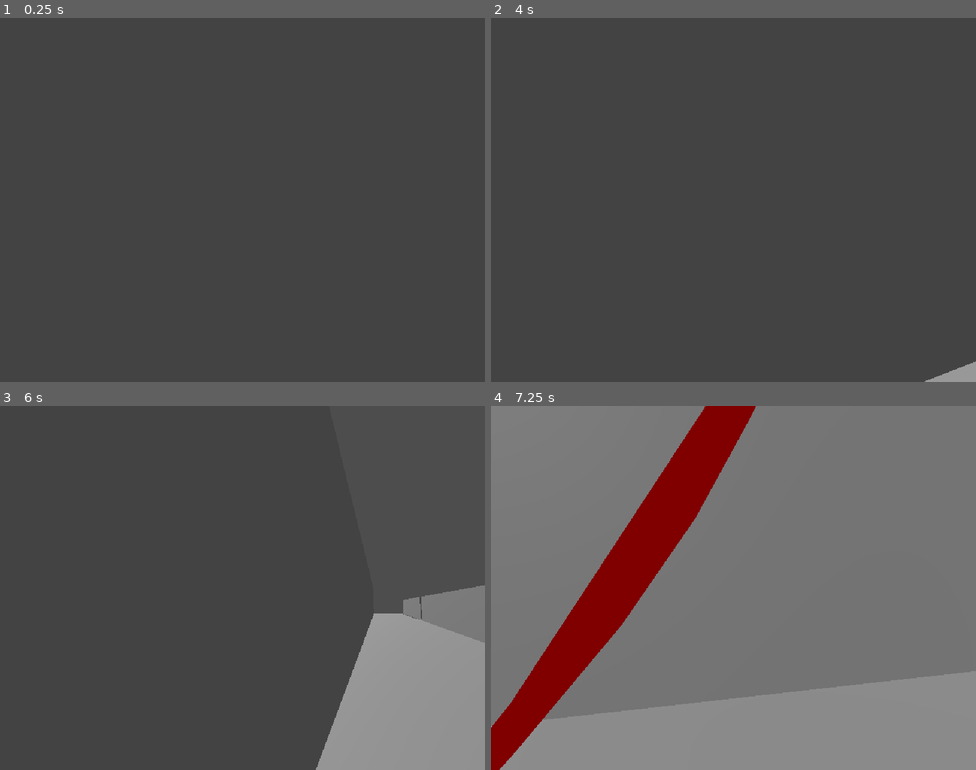
Above: before the commit, frames 1-4 (two rows, left to right).
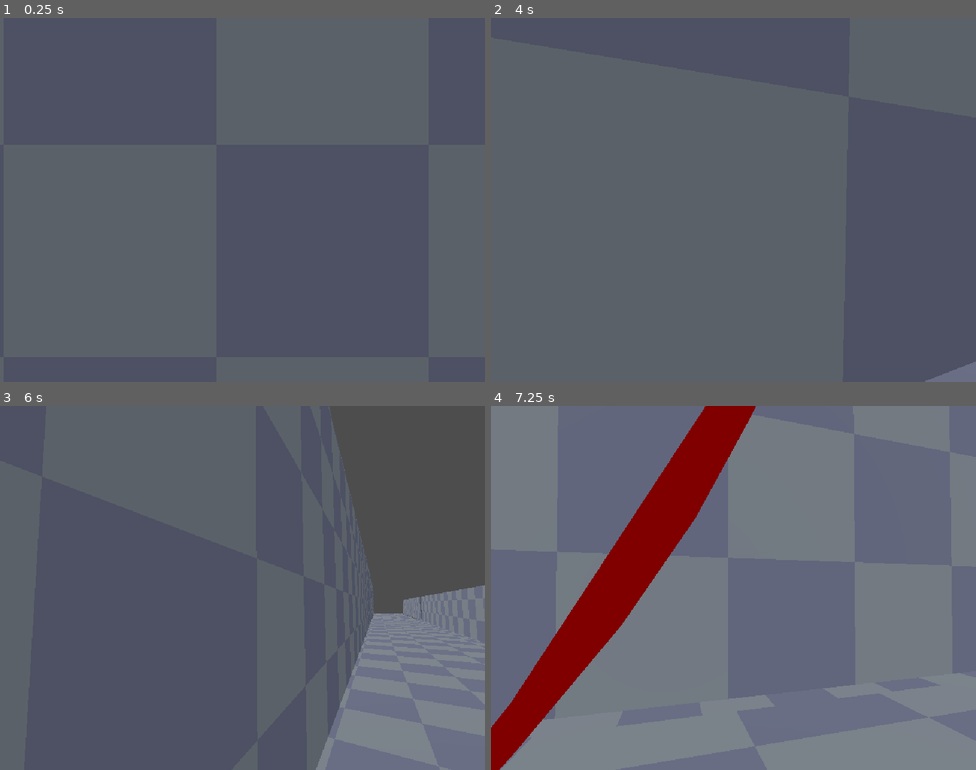
Above: after the commit, the same moments.

Repository: ktyldev/metros-edge
Game: Godot game, scene res://scenes/main.tscn
Same seed, same stepped clock (60 frames per second), same inputs: the game is played once before the commit and once after it.
Inputs (mouse positions are in pixels of both pictures, inside the frame that each line leads up to):
- Up to frame 1 (0.25 s): no input
- Up to frame 2 (4 s): tap Enter at 0.5, 2, 3.5 s; move the mouse to (757, 200) at 0.52 s; hold Ctrl (crouch) 0.53-1.28 s; hold W (forward) from 0.53 s (still down); tap Space (jump) at 0.77, 1.25, 1.52, 2.75, 3.02, 3.77 s; move the mouse to (709, 200) at 1.27 s; right-click (709, 200) at 1.35 s; move the mouse to (743, 192) at 2.02 s; hold Shift (sprint) 2.03-2.78 s; move the mouse to (728, 207) at 2.77 s; tap Q (turn) at 2.85 s; move the mouse to (767, 203) at 3.52 s; hold Ctrl (crouch) from 3.53 s (still down)
- Up to frame 3 (6 s): move the mouse to (203, 584) at 4.27 s; release Ctrl (crouch) at 4.28 s; right-click (203, 584) at 4.35 s; tap Space (jump) at 4.52, 5 s; move the mouse to (247, 588) at 5.02 s; hold Shift (sprint) 5.03-5.78 s; move the mouse to (223, 580) at 5.77 s; release W (forward) at 5.78 s; hold D (right) from 5.78 s (still down); tap Q (turn) at 5.85 s
- Up to frame 4 (7.25 s): tap Space (jump) at 6.02, 6.77 s; move the mouse to (757, 588) at 6.52 s; release D (right) at 6.53 s; hold W (forward) from 6.53 s (still down); hold Ctrl (crouch) from 6.53 s (still down)

The runs differ from the first frame. In frame 1, 100% of the frame differs, in the area x 0-100%, y 0-100%; in frame 2, 100%; in frame 3, 80%; in frame 4, 8.1%.

Commit message:
Graybox platform + fix collision

Diff:
--- a/metros-edge/scenes/environment/platform.tscn
+++ b/metros-edge/scenes/environment/platform.tscn
@@ -1,21 +1,27 @@
 [gd_scene format=3 uid="uid://c3pubuujs71cs"]
 
+[ext_resource type="Material" uid="uid://cxa0qqjb8yxod" path="res://materials/graybox/graybox_mat.tres" id="1_51ysa"]
+
 [sub_resource type="BoxMesh" id="BoxMesh_fauy2"]
+material = ExtResource("1_51ysa")
 size = Vector3(100, 0.90148926, 4.434082)
 
 [sub_resource type="BoxShape3D" id="BoxShape3D_jg88y"]
 size = Vector3(100.007225, 1.3006592, 4.438551)
 
 [sub_resource type="BoxMesh" id="BoxMesh_gnb6d"]
+material = ExtResource("1_51ysa")
 size = Vector3(46.761406, 0.90148926, 5)
 
 [sub_resource type="BoxMesh" id="BoxMesh_4kied"]
+material = ExtResource("1_51ysa")
 size = Vector3(99.98773, 0.90148926, 5)
 
 [sub_resource type="BoxShape3D" id="BoxShape3D_375kw"]
 size = Vector3(100.05191, 4.935913, 1)
 
 [sub_resource type="PlaneMesh" id="PlaneMesh_tnd4i"]
+material = ExtResource("1_51ysa")
 size = Vector2(100, 4.097)
 
 [sub_resource type="BoxShape3D" id="BoxShape3D_4kied"]
@@ -25,6 +31,7 @@
 size = Vector3(100.007225, 2.4556885, 3.2028122)
 
 [sub_resource type="BoxMesh" id="BoxMesh_715li"]
+material = ExtResource("1_51ysa")
 size = Vector3(3.064, 2.5, 20)
 
 [node name="Platform" type="Node3D" unique_id=76340691]
--- a/metros-edge/scenes/environment/starting_platform.tscn
+++ b/metros-edge/scenes/environment/starting_platform.tscn
@@ -24,8 +24,14 @@
 [node name="SolidWall" parent="Platform2" index="2" unique_id=2105825161]
 visible = false
 
+[node name="CollisionShape3D" parent="Platform2/SolidWall/StaticBody3D" parent_id_path=PackedInt32Array(1019169980, 1069362352) index="0" unique_id=462761224]
+disabled = true
+
 [node name="Train" parent="Platform2" index="4" unique_id=1511077543]
 visible = false
+
+[node name="CollisionShape3D" parent="Platform2/Train/StaticBody3D" parent_id_path=PackedInt32Array(1019169980, 1073851444) index="0" unique_id=121110659]
+disabled = true
 
 [node name="PlayerStart" type="MeshInstance3D" parent="." unique_id=476203600]
 transform = Transform3D(1, 0, 0, 0, 1, 0, 0, 0, 1, 0, 1.2230148, 4.7707443)
